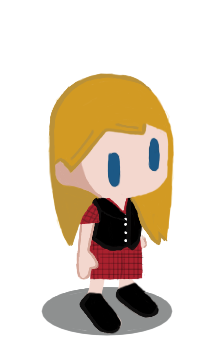
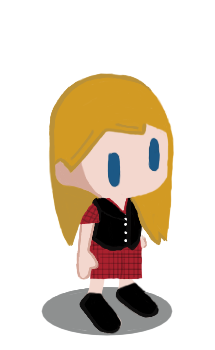
Layer changes from the first w=215, h=350 image to the second:
painted on "Hair" (1st of 2, in "Frame 2" › "head") over [47, 86, 174, 227]
painted on "Dress" (1st of 2, in "Frame 2" › "body") over [90, 250, 145, 282]
